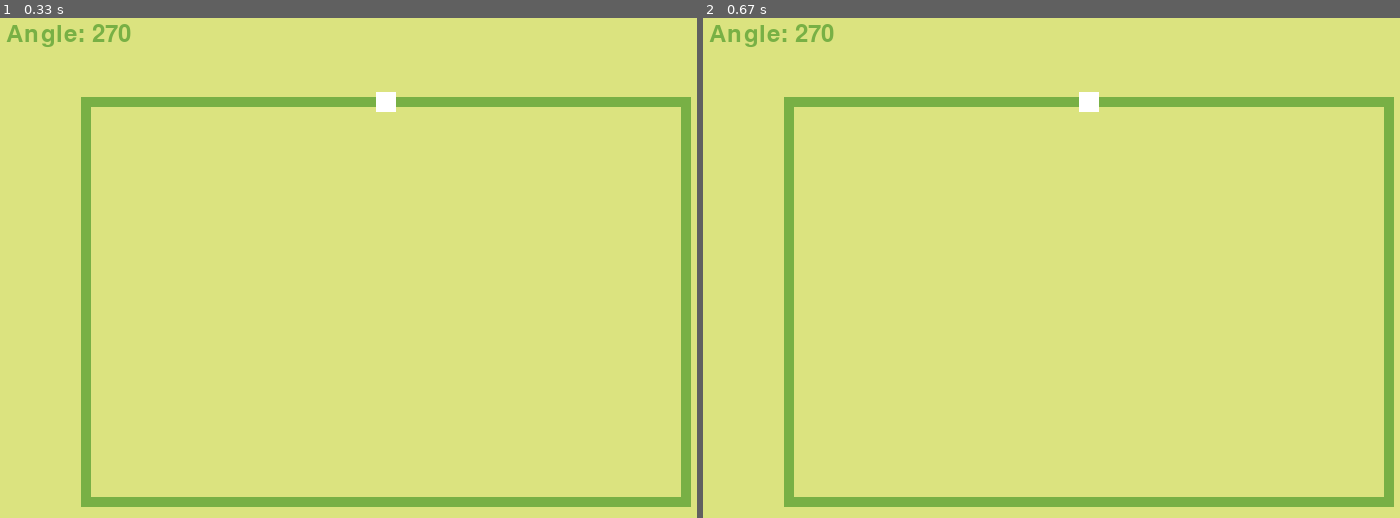
Above: before the commit, frames 1-2 (left to right).
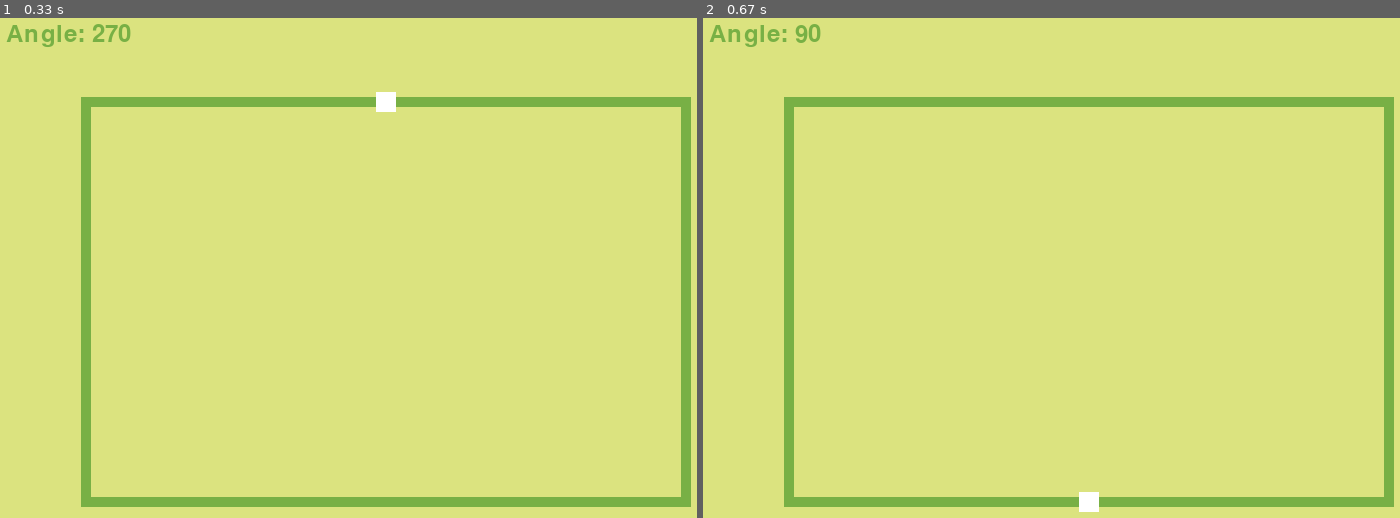
Above: after the commit, the same moments.

Repository: aurlaw0809/MazeGameOfSomeSort
Game: pygame game, started from trialing_slider.py
Two runs of this game, one before a commit and one after it. Both use one fixed random seed, a clock stepped at 60 frames per second and the inputs below.
Inputs:
- Up to frame 1 (0.33 s): no input
- Up to frame 2 (0.67 s): tap Space at 0.33 s

Frame 1 is identical in both runs. In frame 2, 0.3% of the frame differs, in the area x 13-57%, y 1-99%.

Commit message:
slider!! with swaps

Diff:
--- a/trialing_slider.py
+++ b/trialing_slider.py
@@ -112,6 +112,15 @@
 
     return angle
 
+def find_swap_pos(pos, angle):
+    angle += 180
+    angle %= 180
+
+    new_x = max_x + min_x - pos[0]
+    new_y = max_y + min_y - pos[1]
+
+    return (new_x, new_y), angle
+
 clockwise = False
 anticlockwise = False
 
@@ -170,6 +179,8 @@
                 anticlockwise = True
             if event.key == pygame.K_p:
                 clockwise = True
+            if event.key == pygame.K_SPACE:
+                (slider.x, slider.y), angle = find_swap_pos((slider.x, slider.y), angle)
 
         if event.type == pygame.KEYUP:
             if event.key == pygame.K_o:
